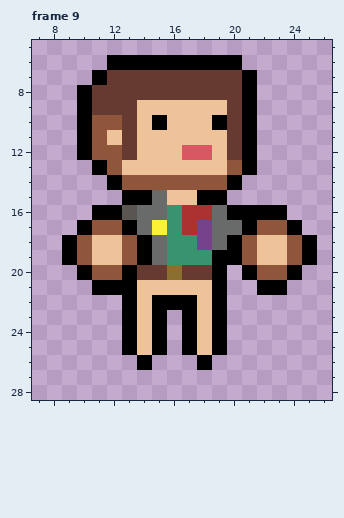
A pixel-art file gets an edit: Assets/_Sprites/PlayerSprite.aseprite. The picture above was drawn from the file before the commit.
32x32 pixels, 12 frames. Shown: frame 9: x 7..26, y 5..28. The commit also changed other frames, which this record leaves out.
After the commit:
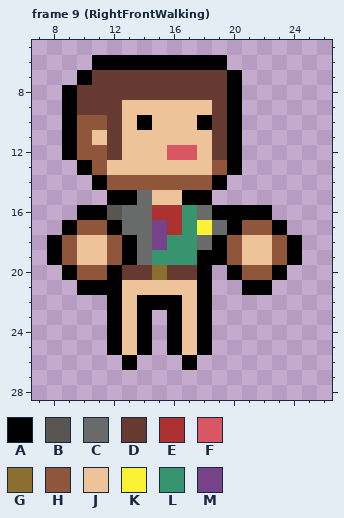
Palette (. is transparent): A #000000  B #595652  C #696a6a  D #663931  E #ac3232  F #d95763  G #8a6f30  H #8f563b  J #eec39a  K #fbf236  L #37946e  M #76428a
The author wrote: Added back walking animation
The exact change:
--- frame 9 (RightFrontWalking)
@@ x 7..26 @@
  5 ....................
- 6 .....AAAAAAAAA......
- 7 ....ADDDDDDDDDA.....
- 8 ...ADDDDDDDDDDA.....
- 9 ...ADDDJJJJJJDA.....
-10 ...AHHDJAJJJADA.....
-11 ...AHJDJJJJJJDA.....
-12 ...AHHDJJJFFJDA.....
-13 ....AHJJJJJJJHA.....
-14 .....AHHHHHHHA......
-15 ......AACJJAA.......
-16 ....AABCCLEECAAAA...
-17 ...AHHACKLEMCCAHHA..
-18 ..AHJJHACLLMCAHJJHA.
-19 ..AHJJHACLLLAAHJJHA.
-20 ...AHHADDGDDA.AHHA..
-21 ....AAAJJJJJA..AA...
-22 ......AJAAAJA.......
-23 ......AJA.AJA.......
-24 ......AJA.AJA.......
-25 ......AJA.AJA.......
-26 .......A...A........
+ 6 ....AAAAAAAAA.......
+ 7 ...ADDDDDDDDDA......
+ 8 ..ADDDDDDDDDDA......
+ 9 ..ADDDJJJJJJDA......
+10 ..AHHDJAJJJADA......
+11 ..AHJDJJJJJJDA......
+12 ..AHHDJJJFFJDA......
+13 ...AHJJJJJJJHA......
+14 ....AHHHHHHHA.......
+15 .....AACJJAA........
+16 ...AABCCEELCAAAA....
+17 ..AHHACCMELKCAHHA...
+18 .AHJJHACMLLCAHJJHA..
+19 .AHJJHACLLLAAHJJHA..
+20 ..AHHADDGDDA.AHHA...
+21 ...AAAJJJJJA..AA....
+22 .....AJAAAJA........
+23 .....AJA.AJA........
+24 .....AJA.AJA........
+25 .....AJA.AJA........
+26 ......A...A.........
 27 ....................
